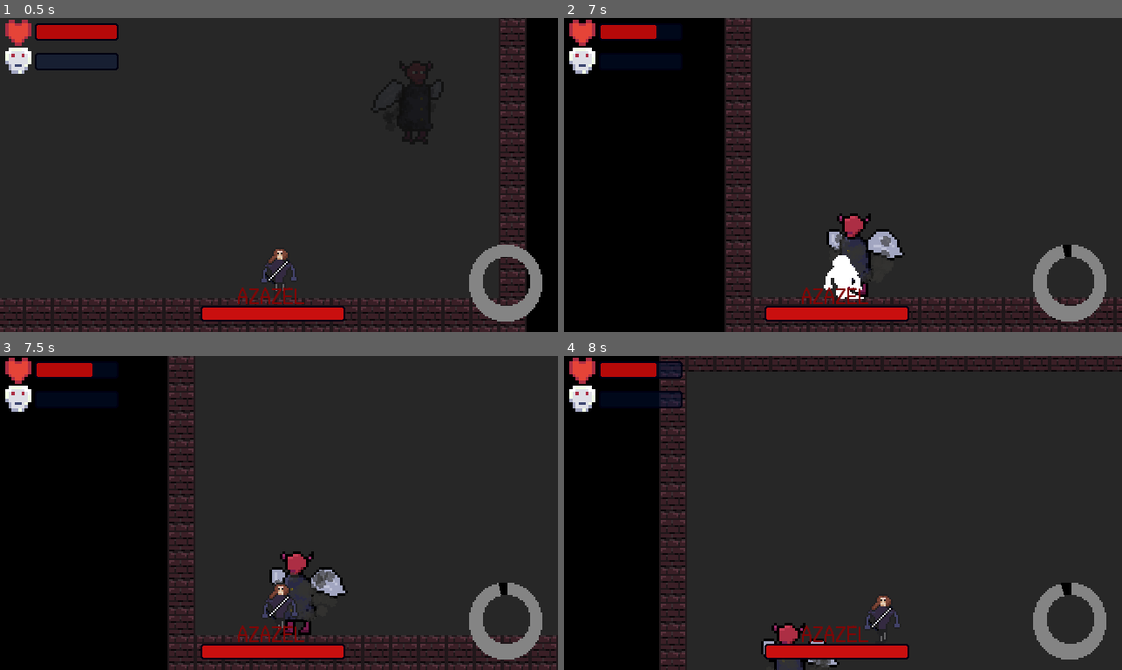
Above: before the commit, frames 1-4 (two rows, left to right).
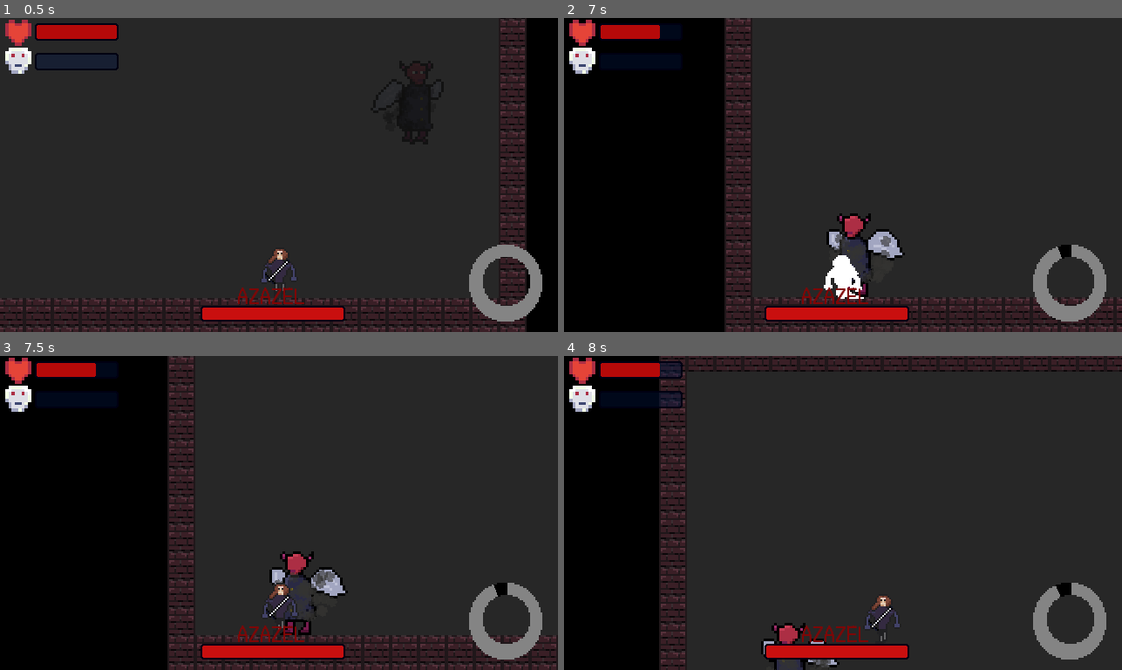
Above: after the commit, the same moments.

Repository: nsoarest/tfg-videogame-possession
Game: Godot game, scene res://Src/Level3.tscn
The game is run twice, just before and just after one commit, with the same random seed, the same clock (stepped at 60 frames per second) and the same inputs. This scene is started directly instead of the project's main scene. Sound files missing from this copy of the repository are replaced by a short silence.
Inputs (mouse positions are in pixels of both pictures, inside the frame that each line leads up to):
- Up to frame 1 (0.5 s): no input
- Up to frame 2 (7 s): move the mouse to (965, 159) at 0.52 s; hold D (Right) 0.53-1.28 s; tap C (Crouch) at 0.6, 2.85, 5.1 s; tap Space (Jump) at 0.77, 1.52, 3.02, 3.77, 4.52, 6.02, 6.77 s; move the mouse to (731, 190) at 1.27 s; hold A (Left) 1.28-2.03 s; click (731, 190) at 1.35 s; move the mouse to (898, 105) at 2.02 s; hold D (Right) 2.03-3.53 s; right-click (898, 105) at 2.1 s; move the mouse to (815, 237) at 2.77 s; move the mouse to (1010, 222) at 3.52 s; hold A (Left) 3.53-5.78 s; click (1010, 222) at 3.6 s; move the mouse to (675, 127) at 4.27 s; right-click (675, 127) at 4.35 s; move the mouse to (870, 175) at 5.02 s; move the mouse to (759, 96) at 5.77 s; hold D (Right) from 5.78 s (still down); click (759, 96) at 5.85 s; move the mouse to (965, 159) at 6.52 s; right-click (965, 159) at 6.6 s
- Up to frame 3 (7.5 s): keep holding D (Right); tap Enter at 7.25 s; move the mouse to (167, 528) at 7.27 s; tap C (Crouch) at 7.35 s
- Up to frame 4 (8 s): keep holding D (Right); tap Space (Jump) at 7.52 s

Frame 1 is identical in both runs. In frame 2, less than 0.1% of the frame differs, in the area x 16-90%, y 2-77%; in frame 3, less than 0.1%; in frame 4, less than 0.1%.

Commit message:
1.1 - Minor Fixes & Changes: (Final Deliverable Version - PEC4) - Complete gameplay loop, all enemies, upgrades, pick-ups, attacks and main modifiers described in the main objectives are in working order.  - Some secondary objectives have been discarted due to time constraints.  - This is the final version of the game for the TFG Delivery.  - Any further fixes and/or implementation of secondary objectives (or new ones) could be added in a future version (2.0+) outside the scope of the TFG planning and delivery.

Diff:
--- a/Scripts/Adam.gd
+++ b/Scripts/Adam.gd
@@ -181,10 +181,10 @@
 		if shield==0:
 			$HurtSound.play()
 			$AnimatedSprite.material.set_shader_param("flash_modifier",1)
-			if body.name!="Azazel":
+			if body.name!="AzazelClaw":
 				HP-=dmg*Globals.hp_modifier
 			else:
-				HP-=dmg*0.5
+				HP-=dmg
 		elif shield>0:
 			shield-=1
 			if shield==0:
--- a/Scripts/Azazel.gd
+++ b/Scripts/Azazel.gd
@@ -1,7 +1,7 @@
 extends KinematicBody2D
 
 export var speed=150
-export var damage=50
+export var damage=25
 onready var player=get_parent().get_node("Adam")
 var projectile=preload("res://Src/EnemyProjectile.tscn")
 var claw_slash=preload("res://Src/ClawSlash.tscn")
@@ -79,6 +79,7 @@
 			collision_mask=3
 			$RangeAttack.start()
 		elif current_state==states.melee_attack:
+			$Laugh.play()
 			$SlashArea/CollisionShape2D.set_deferred("disabled",false)
 			velocity=global_position.direction_to(player.global_position)*250
 			if player.global_position.x>global_position.x:
@@ -109,6 +110,7 @@
 	state_transition(random_state)
 
 
+
 func _on_AttackDuration_timeout():
 	$AttackTimer.wait_time=rng.randi_range(5,8)
 	$AttackTimer.start()
@@ -135,6 +137,7 @@
 func _on_SlashArea_body_entered(body):
 	if body.name=="Adam":
 		var claw_inst=claw_slash.instance()
+		claw_inst.name="AzazelClaw"
 		claw_inst.global_position=player.global_position
 		claw_inst.damage=damage*Globals.damage_modifier
 		claw_inst.flip_h=true if player.global_position.x>global_position.x else false
--- a/Scripts/EndStory.gd
+++ b/Scripts/EndStory.gd
@@ -11,6 +11,7 @@
 	var hours=OS.get_time().hour-Globals.time.hour
 	var mins=OS.get_time().minute-Globals.time.minute
 	var sec=OS.get_time().second-Globals.time.second
-	var time=str(hours)+"h "+str(mins)+"m "+str(sec)+"s"
+	var time=str(hours)+"h "+str(abs(mins))+"m "+str(abs(sec))+"s"
 	$Stats/Time.bbcode_text="[center]Time Played: "+time+"[/center]"
+	$Stats/BossFights.bbcode_text="[center]Boss Fights: "+str(Globals.boss_fights)+"[/center]"
 	$Stats.popup()
--- a/Scripts/Globals.gd
+++ b/Scripts/Globals.gd
@@ -8,8 +8,8 @@
 var max_hp_modifier=1
 var min_damage_modifier=1
 var max_damage_modifier=4
-var boss=false
 var current_level=1
 var boss_hp=100
 var time={"hour":00,"minute":00,"second":00}
 var enemies_killed=0
+var boss_fights=0
--- a/Scripts/HUD.gd
+++ b/Scripts/HUD.gd
@@ -23,10 +23,15 @@
 
 
 func _on_LoseButton_pressed():
-	if Globals.current_level!=1:
-		Globals.upgrade1_equipped=false
-		Globals.upgrade1=null
 	Globals.current_level=1
+	Globals.boss_fights=0
+	Globals.upgrade1_equipped=false
+	Globals.upgrade1=null
+	Globals.hp_modifier=Globals.min_hp_modifier
+	Globals.damage_modifier=Globals.min_damage_modifier
+	Globals.boss_hp=100
+	Globals.enemies_killed=0
+	Globals.time=OS.get_time()
 	get_tree().change_scene("res://Src/Level1.tscn")
 
 
--- a/Scripts/Level3.gd
+++ b/Scripts/Level3.gd
@@ -1,6 +1,7 @@
 extends Node2D
 
 func _ready():
+	Globals.boss_fights+=1
 	$Adam.boss_fight=true
 	$Adam/Camera2D.offset=Vector2(0,-55)
 	$HUD/BossHealth.visible=true
--- a/Scripts/Menu.gd
+++ b/Scripts/Menu.gd
@@ -1,6 +1,7 @@
 extends Control
 
 func _ready():
+	Globals.boss_fights=0
 	Globals.current_level=1
 	Globals.upgrade1_equipped=false
 	Globals.upgrade1=null
--- a/Scripts/MiniGame.gd
+++ b/Scripts/MiniGame.gd
@@ -52,15 +52,21 @@
 
 
 func _on_LoseButton_pressed():
-	Globals.hp_modifier+=0.1
-	Globals.hp_modifier=clamp(Globals.hp_modifier,Globals.min_hp_modifier,Globals.max_hp_modifier)
-	Globals.damage_modifier+=0.5
-	Globals.damage_modifier=clamp(Globals.damage_modifier,Globals.min_damage_modifier,Globals.max_damage_modifier)
 	Globals.current_level=1
 	if $LoseLabel.text!="You Have Escaped":
+		Globals.boss_fights=0
 		Globals.upgrade1=null
 		Globals.upgrade1_equipped=false
 		Globals.boss_hp=100
+		Globals.hp_modifier=Globals.min_hp_modifier
+		Globals.damage_modifier=Globals.min_damage_modifier
+		Globals.enemies_killed=0
+		Globals.time=OS.get_time()
+	else:
+		Globals.hp_modifier+=0.1
+		Globals.hp_modifier=clamp(Globals.hp_modifier,Globals.min_hp_modifier,Globals.max_hp_modifier)
+		Globals.damage_modifier+=1
+		Globals.damage_modifier=clamp(Globals.damage_modifier,Globals.min_damage_modifier,Globals.max_damage_modifier)
 	get_tree().change_scene("res://Src/Level1.tscn")
 
 
--- a/Src/Azazel.tscn
+++ b/Src/Azazel.tscn
@@ -6,6 +6,7 @@
 [ext_resource path="res://Assets/EnemyHurt.wav" type="AudioStream" id=4]
 [ext_resource path="res://Assets/foom_0.wav" type="AudioStream" id=5]
 [ext_resource path="res://Assets/hit5.mp3" type="AudioStream" id=6]
+[ext_resource path="res://Assets/evillaugh.wav" type="AudioStream" id=7]
 
 [sub_resource type="Shader" id=1]
 resource_local_to_scene = true
@@ -146,6 +147,12 @@
 pitch_scale = 0.5
 attenuation = 1.42
 
+[node name="Laugh" type="AudioStreamPlayer2D" parent="."]
+stream = ExtResource( 7 )
+volume_db = 3.0
+pitch_scale = 1.3
+attenuation = 1.42
+
 [connection signal="timeout" from="AttackTimer" to="." method="_on_AttackTimer_timeout"]
 [connection signal="timeout" from="AttackDuration" to="." method="_on_AttackDuration_timeout"]
 [connection signal="timeout" from="RangeAttack" to="." method="_on_RangeAttack_timeout"]
--- a/Src/EndStory.tscn
+++ b/Src/EndStory.tscn
@@ -80,6 +80,17 @@
 text = "Time Played: "
 scroll_active = false
 
+[node name="BossFights" type="RichTextLabel" parent="Stats"]
+margin_left = 20.0
+margin_top = 73.0
+margin_right = 190.0
+margin_bottom = 91.0
+custom_fonts/normal_font = SubResource( 2 )
+bbcode_enabled = true
+bbcode_text = "[center]Boss Fights: [/center]"
+text = "Boss Fights: "
+scroll_active = false
+
 [node name="Enemies" type="RichTextLabel" parent="Stats"]
 margin_left = 20.0
 margin_top = 25.0
--- a/Src/Level3.tscn
+++ b/Src/Level3.tscn
@@ -87,7 +87,7 @@
 position = Vector2( 66, 119 )
 
 [node name="WinTimer" type="Timer" parent="."]
-wait_time = 180.0
+wait_time = 120.0
 autostart = true
 
 [connection signal="player_dead" from="Adam" to="." method="_on_Adam_player_dead"]
--- a/Src/MiniGame.tscn
+++ b/Src/MiniGame.tscn
@@ -201,6 +201,20 @@
 outline_color = Color( 0.690196, 0.152941, 0.152941, 1 )
 font_data = SubResource( 23 )
 
+[sub_resource type="ParticlesMaterial" id=25]
+lifetime_randomness = 0.01
+emission_shape = 2
+emission_box_extents = Vector3( 1, 1, 1 )
+flag_disable_z = true
+spread = 74.62
+gravity = Vector3( 0, 0, 0 )
+initial_velocity = 40.0
+initial_velocity_random = 0.16
+angular_velocity = 30.0
+orbit_velocity = -1.0
+orbit_velocity_random = 0.06
+color = Color( 0.215686, 0.215686, 0.215686, 0.607843 )
+
 [node name="MiniGame" type="Node2D"]
 script = ExtResource( 7 )
 
@@ -318,6 +332,27 @@
 "_edit_use_anchors_": false
 }
 
+[node name="Smoke" parent="." instance=ExtResource( 2 )]
+modulate = Color( 1, 1, 1, 0.678431 )
+position = Vector2( -64, 113 )
+scale = Vector2( 4, 4 )
+emitting = true
+process_material = SubResource( 25 )
+
+[node name="Smoke2" parent="." instance=ExtResource( 2 )]
+modulate = Color( 1, 1, 1, 0.678431 )
+position = Vector2( 32, 113 )
+scale = Vector2( 4, 4 )
+emitting = true
+process_material = SubResource( 25 )
+
+[node name="Smoke3" parent="." instance=ExtResource( 2 )]
+modulate = Color( 1, 1, 1, 0.678431 )
+position = Vector2( 108, 113 )
+scale = Vector2( 4, 4 )
+emitting = true
+process_material = SubResource( 25 )
+
 [connection signal="timeout" from="StartTimer" to="." method="_on_StartTimer_timeout"]
 [connection signal="timeout" from="SkullTimer" to="." method="_on_SkullTimer_timeout"]
 [connection signal="timeout" from="KnockbackTimer" to="." method="_on_KnockbackTimer_timeout"]
Not shown, added: Assets/evillaugh.wav.import
Not shown, removed: Notes.txt
Not shown: 1 places in Src/Azazel.tscn that only renumber resources
Not shown: 1 places in Src/MiniGame.tscn that only renumber resources
Not shown, changed: _oldVersions/versions-notes.txt
Not shown, added: Assets/evillaugh.wav
Not shown, added: _Playable_Game/_Playable_Game.zip
Not shown, added: _oldVersions/1.1_FINAL.zip
